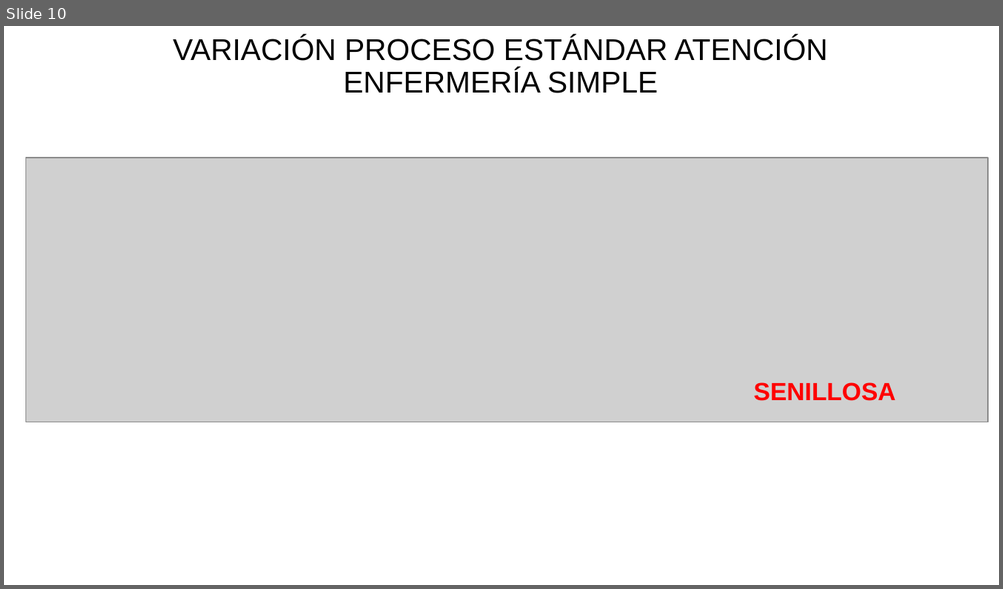
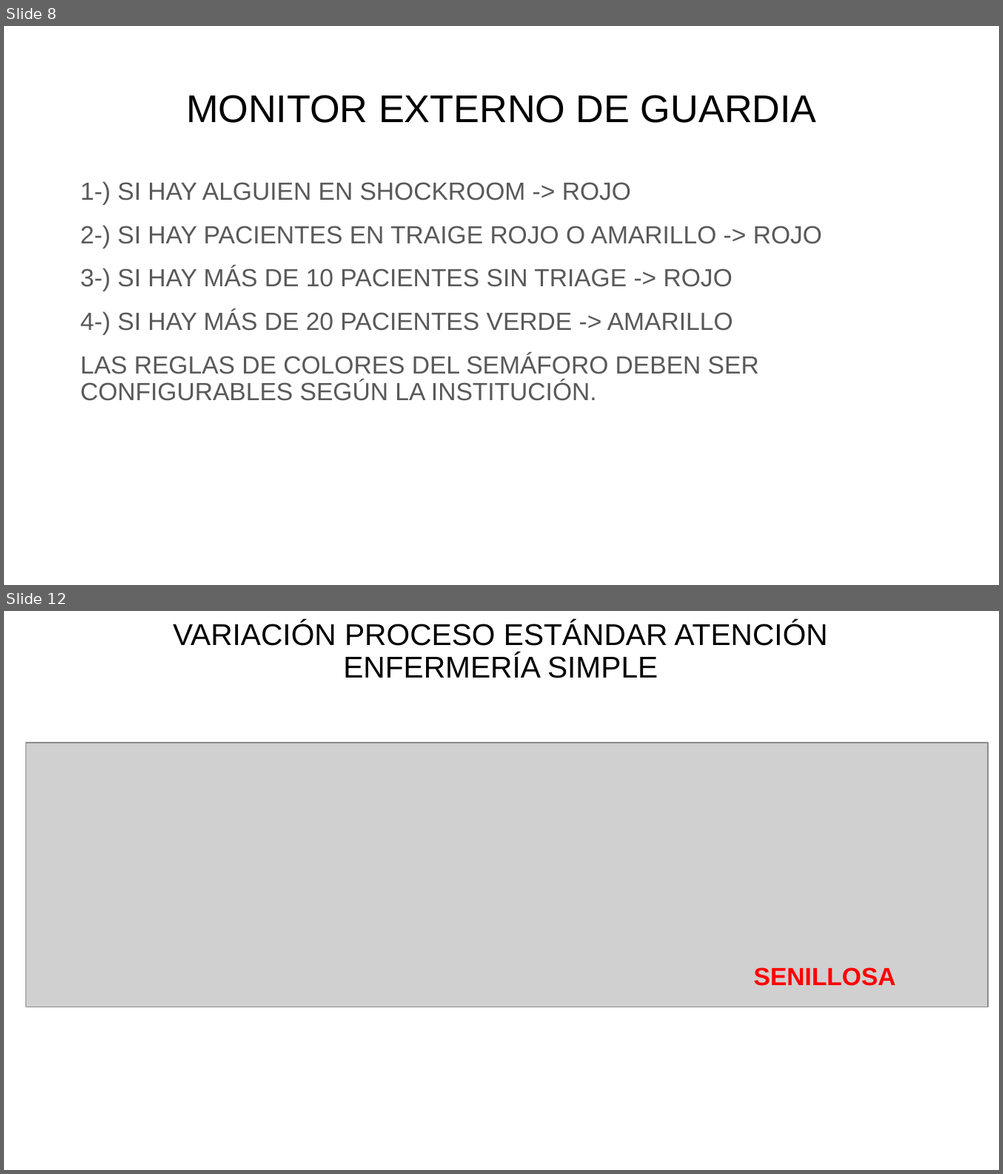
Before and after one commit to sisprovguardia-gustavo/docs, a slide deck: docs/notas_sistema.pptx. Shown one above the other, each under a label of ours: slide 10 before the commit, slides 8 and 12 after it; the slides between them are not shown. The pictures are 1003x589 and 1003x1174 pixels, drawn with LibreOffice and Linux fonts; fonts in the diff are those of the drawing; grey boxes stand for pictures. Boxes give left, top, right and bottom in pixels: in the first picture for what was removed or moved away, otherwise in the second. Text is boxed around its words. In the diff, an @@ line names an element or a change of style, - is before the commit and + after.

```diff
--- a/docs/notas_sistema.pptx
+++ b/docs/notas_sistema.pptx
@@ slide 8 added at (x1=4, y1=26, x2=999, y2=585), background #FFFFFF @@
@@ title added at (x1=186, y1=95, x2=817, y2=123), 28 pt, text #000000 @@
+MONITOR EXTERNO DE GUARDIA
@@ text added at (x1=80, y1=181, x2=822, y2=401), 18 pt, text #595959 @@
+1-) SI HAY ALGUIEN EN SHOCKROOM -> ROJO
+2-) SI HAY PACIENTES EN TRAIGE ROJO O AMARILLO -> ROJO
+3-) SI HAY MÁS DE 10 PACIENTES SIN TRIAGE -> ROJO
+4-) SI HAY MÁS DE 20 PACIENTES VERDE -> AMARILLO
+LAS REGLAS DE COLORES DEL SEMÁFORO DEBEN SER CONFIGURABLES SEGÚN LA INSTITUCIÓN.
@@ what was slide 10 is now slide 12 @@
```
Also in this commit, not shown: 8 slides changed, 7 other slides added, 1 slide removed, 16 other files.
